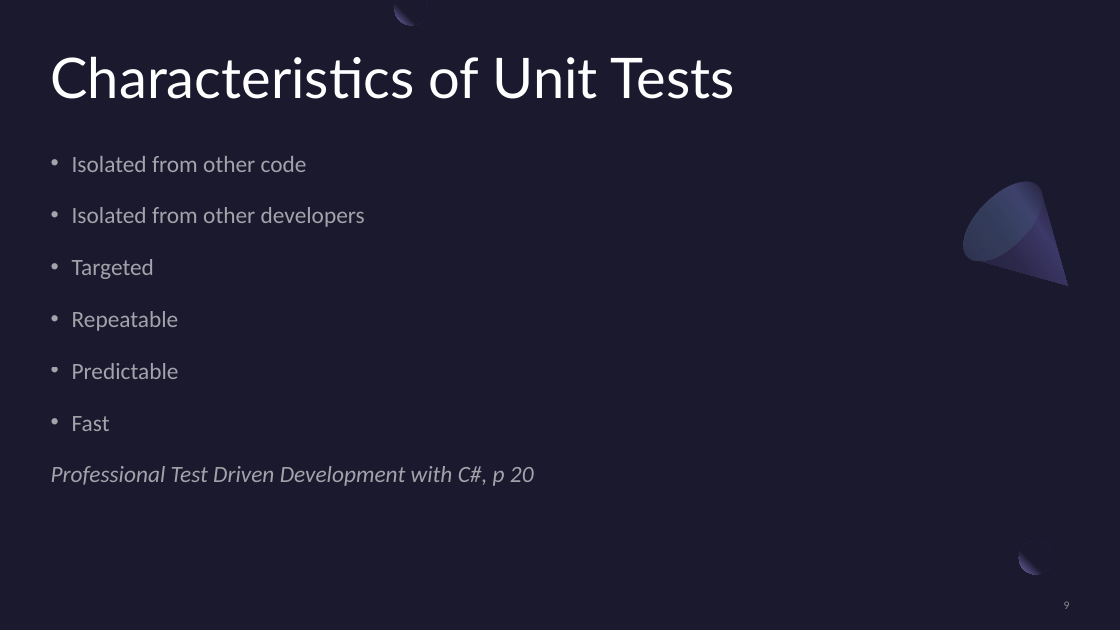
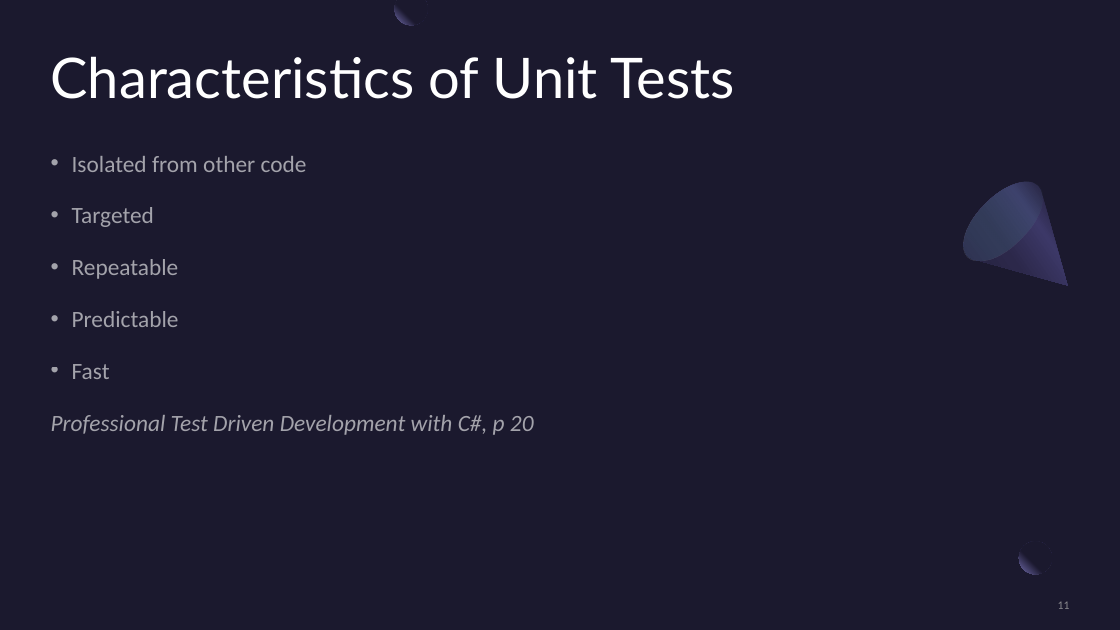
Before and after one commit to Three97/UnitTestingPresentation, a slide deck: slide 11 of PowerPoint/UnitTestingInCSharp.pptx (slide 9 before the commit). Drawn at 1120x630 pixels with LibreOffice and Linux fonts; fonts in the diff are those of the drawing. Boxes give left, top, right and bottom in pixels: in the first picture for what was removed or moved away, otherwise in the second. Text is boxed around its words. In the diff, an @@ line names an element or a change of style, - is before the commit and + after.

```diff
--- a/PowerPoint/UnitTestingInCSharp.pptx
+++ b/PowerPoint/UnitTestingInCSharp.pptx
@@ text at (72, 207, 365, 227): paragraph removed @@
-• Isolated from other developers
@@ page number at (1058, 602, 1070, 609): text changed @@
-9
+11
```
Also in this commit, not shown: 7 other slides changed, 6 slides added, 5 slides removed, 1 other file.
